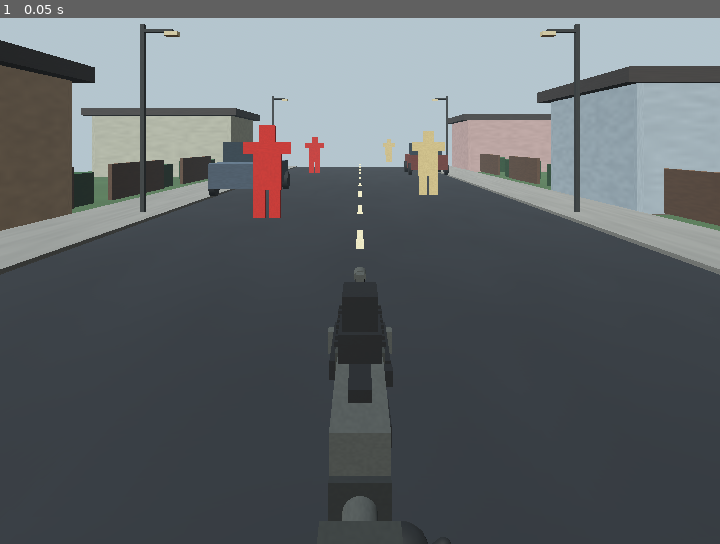
Above: before the commit, frame 1.
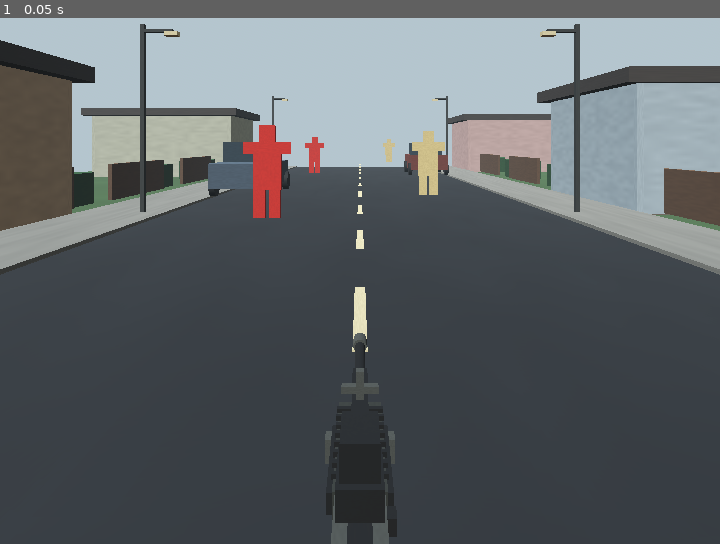
Above: after the commit, the same moment.

Repository: goldenroar1804-dev/Iron-veil
Game: Godot game, scene res://scenes/main.tscn
Two runs of this game, one before a commit and one after it. Both use one fixed random seed, a clock stepped at 60 frames per second and the inputs below.
Inputs:
- Up to frame 1 (0.05 s): no input

The runs differ from the first frame. In frame 1, 2.6% of the frame differs, in the area x 45-63%, y 47-100%.

Commit message:
Separate human-like tracked hands from the pickup weapon

Diff:
--- a/scripts/main.gd
+++ b/scripts/main.gd
@@ -81,30 +81,40 @@
 # ---------------------------------------------------------------------------
 
 func _build_hands() -> void:
-    _make_support_hand(left_controller)
-
-func _make_support_hand(parent: Node3D) -> void:
+    _make_human_hand(left_controller, "LeftHumanHand")
+    _make_human_hand(right_controller, "RightHumanHand")
+
+func _make_human_hand(parent: Node3D, hand_name: String) -> void:
     var hand := Node3D.new()
-    hand.name = "SupportGlovedHand"
-    hand.position = Vector3(0.0, -0.035, -0.10)
+    hand.name = hand_name
+    hand.position = Vector3(0.0, -0.025, -0.075)
     parent.add_child(hand)
-    _build_gripping_glove(hand, false)
-
-func _build_gripping_glove(parent: Node3D, around_grip: bool) -> void:
-    var glove := Color(0.075, 0.085, 0.078)
-    var fabric := Color(0.16, 0.18, 0.15)
-    # Rounded palm and cuff; fingers are curved capsule segments, not blocks.
-    _add_hand_capsule(parent, "Palm", 0.052, 0.105, Vector3(0, 0, 0), glove)
-    _add_hand_capsule(parent, "Wrist", 0.044, 0.07, Vector3(0, 0, 0.09), fabric)
+    var skin := Color(0.39, 0.27, 0.20)
+    var glove := Color(0.12, 0.14, 0.12)
+    _add_hand_sphere(hand, "Palm", Vector3(0.085, 0.105, 0.035), Vector3.ZERO, skin)
+    _add_hand_sphere(hand, "GloveBack", Vector3(0.075, 0.088, 0.018), Vector3(0, 0.018, -0.023), glove)
+    _add_hand_capsule(hand, "Wrist", 0.033, 0.09, Vector3(0, 0, 0.09), skin)
     for i in range(4):
-        var x := (float(i) - 1.5) * 0.024
-        _add_hand_capsule(parent, "FingerBase_%d" % i, 0.012, 0.060, Vector3(x, -0.018, -0.060), glove)
-        var tip := _add_hand_capsule(parent, "FingerCurl_%d" % i, 0.011, 0.050, Vector3(x * 0.72, -0.045, -0.090), glove)
-        tip.rotation_degrees.x = -48.0
-    var thumb := _add_hand_capsule(parent, "Thumb", 0.014, 0.080, Vector3(0.058, -0.012, -0.025), glove)
-    thumb.rotation_degrees = Vector3(0, 0, -55)
-    if around_grip:
-        parent.rotation_degrees = Vector3(-8, 0, 0)
+        var x := (float(i) - 1.5) * 0.032
+        var lengths := [0.075, 0.092, 0.087, 0.068]
+        var base := _add_hand_capsule(hand, "Finger_%d_Base" % i, 0.012, lengths[i], Vector3(x, -0.075, -0.008), skin)
+        base.rotation_degrees.x = -12.0
+        var knuckle := _add_hand_sphere(hand, "Finger_%d_Knuckle" % i, Vector3(0.014, 0.018, 0.014), Vector3(x, -0.12, -0.012), skin)
+        var tip := _add_hand_capsule(hand, "Finger_%d_Tip" % i, 0.010, 0.052, Vector3(x, -0.145, -0.025), skin)
+        tip.rotation_degrees.x = -38.0
+    var thumb := _add_hand_capsule(hand, "Thumb", 0.014, 0.085, Vector3(0.065, -0.035, 0.02), skin)
+    thumb.rotation_degrees.z = -48.0
+
+func _add_hand_sphere(parent: Node3D, label: String, dimensions: Vector3, location: Vector3, tint: Color) -> MeshInstance3D:
+    var part := MeshInstance3D.new()
+    part.name = label
+    var mesh := SphereMesh.new()
+    part.mesh = mesh
+    part.scale = dimensions * 2.0
+    part.position = location
+    part.material_override = _material(tint)
+    parent.add_child(part)
+    return part
 
 func _add_hand_capsule(parent: Node3D, label: String, radius: float, length: float, location: Vector3, tint: Color) -> MeshInstance3D:
     var part := MeshInstance3D.new()
@@ -126,8 +136,11 @@
     add_child(rifle)
     var forward := -xr_camera.global_transform.basis.z
     forward.y = 0.0
-    rifle.global_position = xr_camera.global_position + forward.normalized() * 0.85 + Vector3(0, -0.55, 0)
+    rifle.global_position = xr_camera.global_position + forward.normalized() * 0.72 + Vector3(0, -0.78, 0)
     rifle.global_rotation = xr_camera.global_rotation
+    _add_box("WeaponPickupStand_Top", Vector3(0.55, 0.06, 0.42), rifle.global_position + Vector3(0, -0.42, 0), Color(0.18, 0.19, 0.17))
+    _add_box("WeaponPickupStand_LegA", Vector3(0.06, 0.42, 0.06), rifle.global_position + Vector3(-0.20, -0.66, 0), Color(0.12, 0.13, 0.12))
+    _add_box("WeaponPickupStand_LegB", Vector3(0.06, 0.42, 0.06), rifle.global_position + Vector3(0.20, -0.66, 0), Color(0.12, 0.13, 0.12))
 
     var black := Color(0.045, 0.052, 0.048)
     var receiver := Color(0.105, 0.115, 0.105)
@@ -167,14 +180,6 @@
     for side in [-1.0, 1.0]:
         _add_weapon_box(rifle, "SideRail_%s" % side, Vector3(0.018, 0.045, 0.27), Vector3(side * 0.064, 0.01, -0.53), black)
         _add_weapon_box(rifle, "HandStop_%s" % side, Vector3(0.035, 0.06, 0.045), Vector3(side * 0.073, -0.01, -0.64), steel)
-
-    # Right hand sits around the pistol grip: palm behind it, fingers curl across it.
-    var right_hand := Node3D.new()
-    right_hand.name = "RightHand_WrappedAroundPistolGrip"
-    right_hand.position = Vector3(0.075, -0.19, -0.085)
-    right_hand.rotation_degrees = Vector3(0, 0, -10)
-    rifle.add_child(right_hand)
-    _build_gripping_glove(right_hand, true)
 
     # Three offset, crossed transparent flame cards create a broad layered burst
     # directly at the muzzle rather than a thin line.
@@ -237,7 +242,7 @@
 
 func _update_weapon_grab() -> void:
     var right_grip := right_controller.is_button_pressed("grip")
-    if not rifle_held and right_grip:
+    if not rifle_held and right_grip and right_controller.global_position.distance_to(rifle.global_position) < 0.65:
         rifle.reparent(right_controller, false)
         rifle.position = Vector3(0.025, -0.11, -0.22)
         rifle.rotation_degrees = Vector3(-4.0, 0.0, 0.0)
